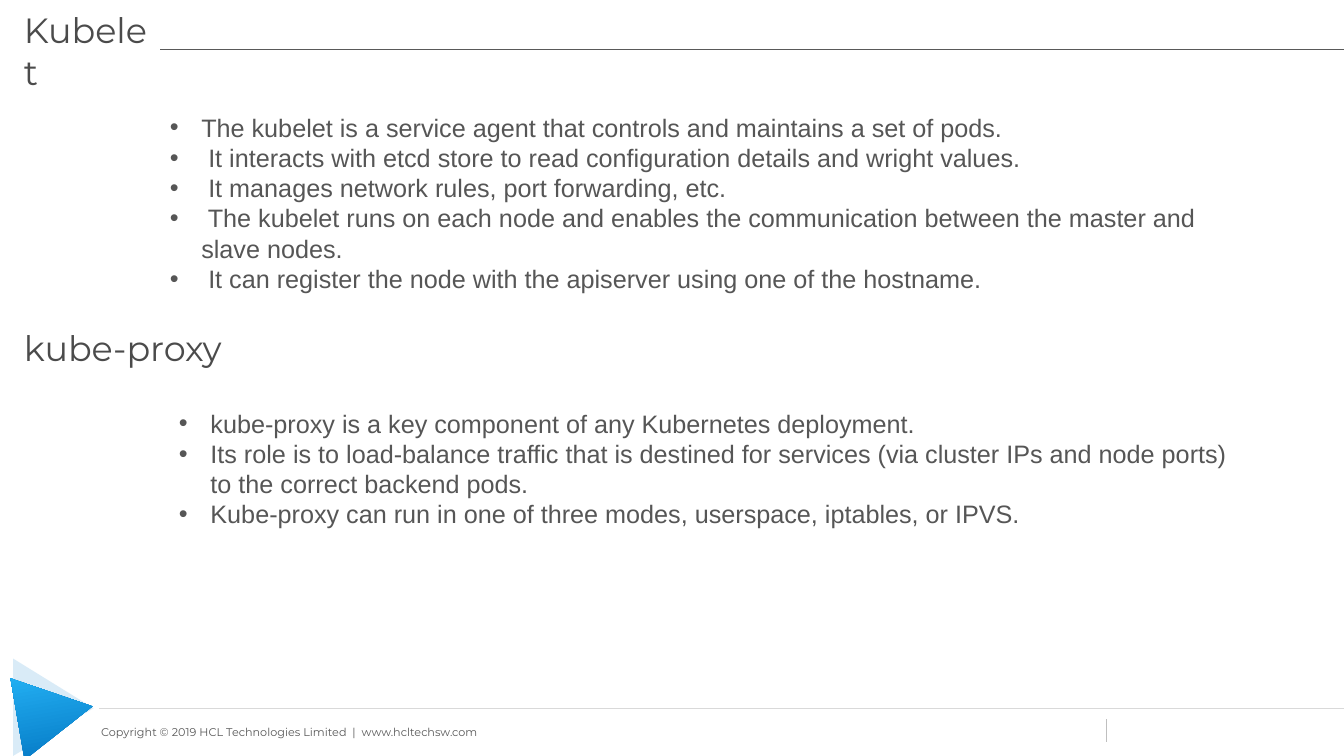
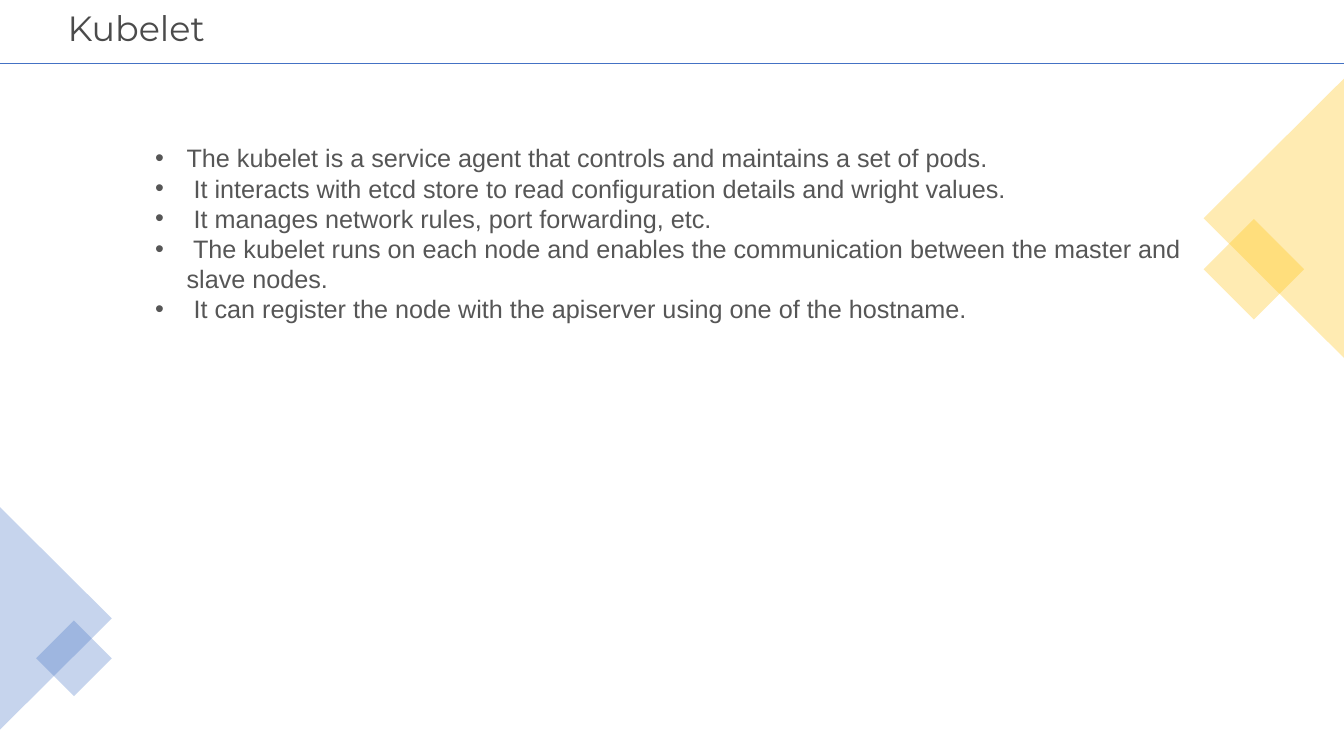
Before and after one commit to learning-zone/docker-and-kubernetes-basics, a slide deck: slide 21 of kubernetes-workshop-files/Kubernetes_Workshop.pptx. Drawn at 1344x756 pixels with LibreOffice and Linux fonts; fonts in the diff are those of the drawing; background and template pictures are left out. Boxes give left, top, right and bottom in pixels: in the first picture for what was removed or moved away, otherwise in the second. Text is boxed around its words. In the diff, an @@ line names an element or a change of style, - is before the commit and + after.

```diff
--- a/kubernetes-workshop-files/Kubernetes_Workshop.pptx
+++ b/kubernetes-workshop-files/Kubernetes_Workshop.pptx
@@ title "Kubelet": place and size @@
-title "Kubelet" at [252,118,333,137]
+title "Kubelet" at [68,15,205,41]
@@ title "Kubelet" at [68,15,205,41]: line spacing 1 to 0.9; vertical alignment top to middle @@
@@ line removed from (29, 49) to (1344, 49) @@
@@ line added from (0, 64) to (1344, 64), #4472C4 0.5 pt @@
@@ triangle added at [1204,79,1344,358], fill #FFC000 at 30% opacity @@
@@ text "The kubelet is a service ...": place and size @@
-text "The kubelet is a service ..." at [201,118,1195,293]
+text "The kubelet is a service ..." at [187,148,1180,323]
@@ rectangle added at [1204,219,1305,320], fill #FFC000 at 30% opacity @@
@@ text removed at [24,335,222,368] @@
-kube-proxy
@@ text removed at [210,414,1226,528] @@
-• kube-proxy is a key component of any Kubernetes deployment.
-• Its role is to load-balance traffic that is destined for services (via cluster IPs and node ports) to the correct backend pods.
-• Kube-proxy can run in one of three modes, userspace, iptables, or IPVS.
@@ triangle added at [0,507,112,730], fill #4472C4 at 30% opacity @@
@@ rectangle added at [36,620,112,696], fill #4472C4 at 30% opacity @@
@@ triangle removed at [14,659,94,756] @@
@@ triangle removed at [11,665,100,756] @@
@@ line removed from (100, 709) to (1344, 709) @@
@@ line removed from (1107, 719) to (1107, 742) @@
@@ text removed at [101,728,478,738] @@
-Copyright © 2019 HCL Technologies Limited | www.hcltechsw.com
```
Also in this commit, not shown: 19 other slides changed, 1 slide added.
